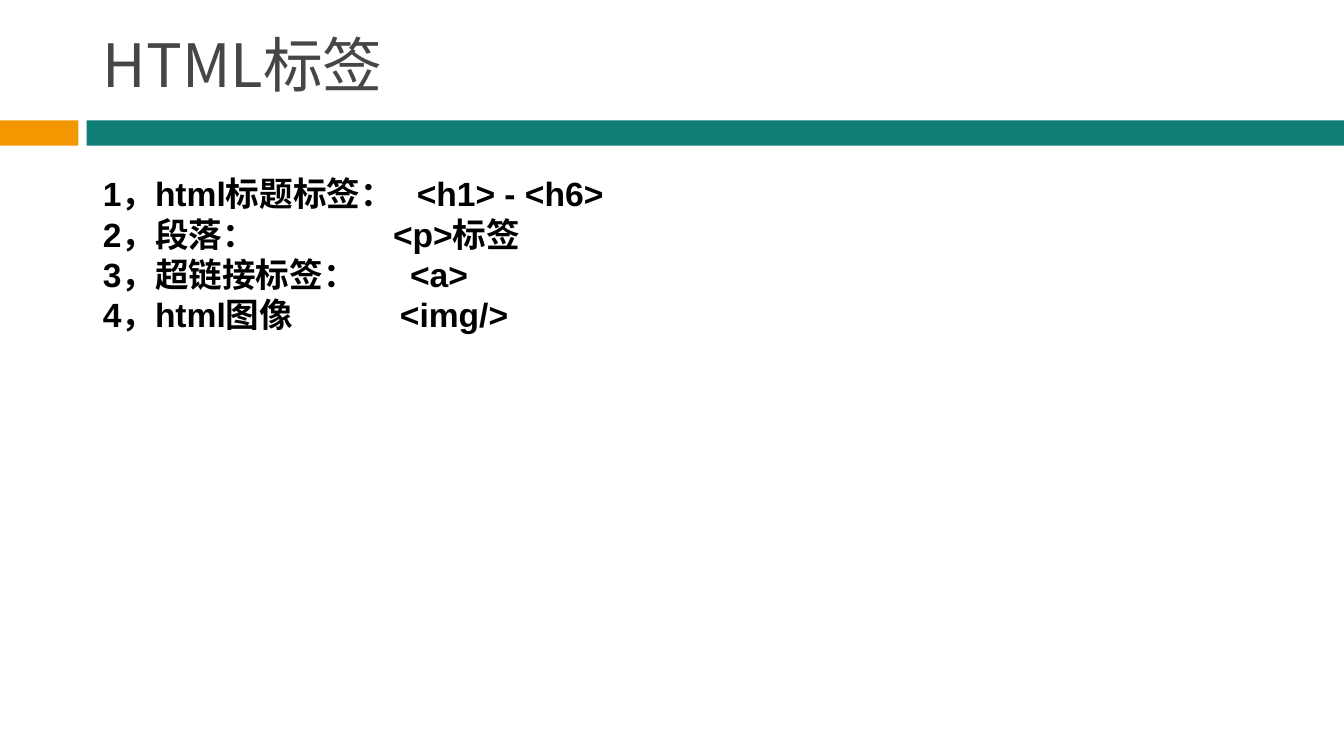
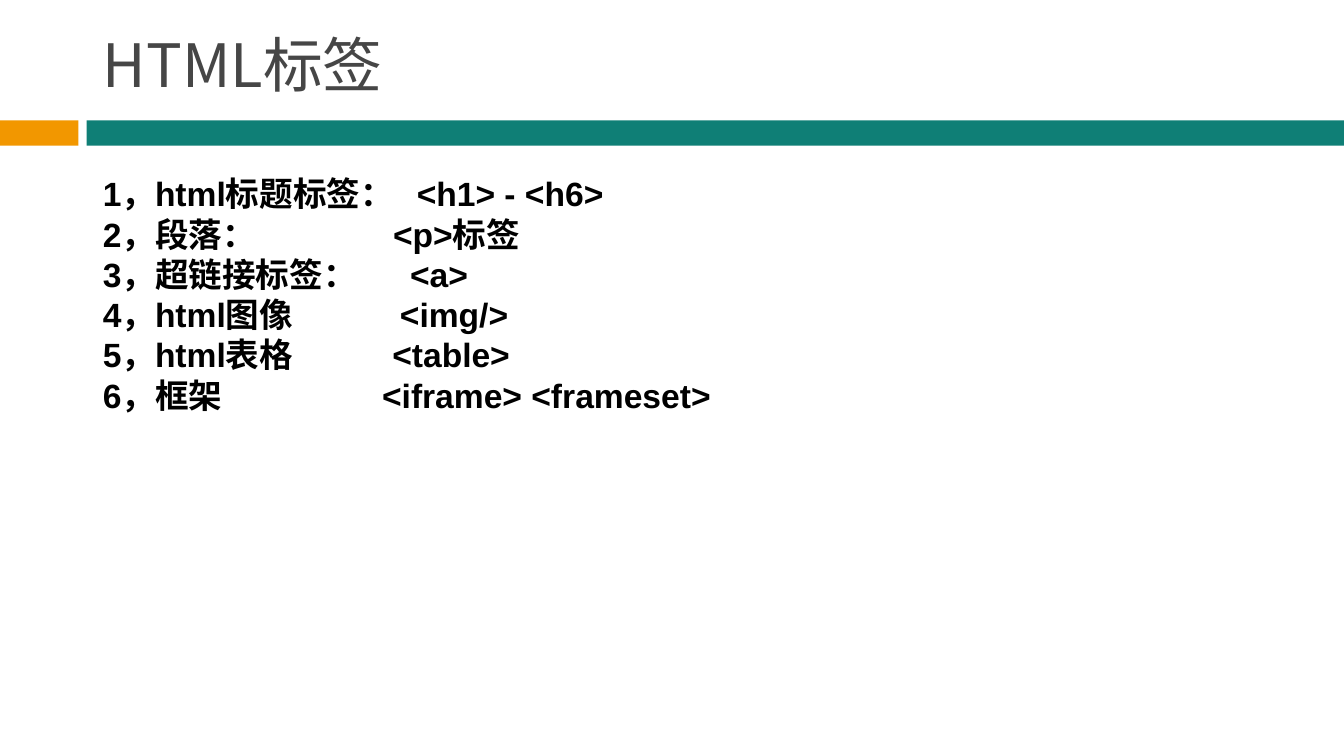
Before and after one commit to hbsiteam/Teaching2013, a slide deck: slide 4 of PHP/HTML系列课程/HTML_PPT_1.0.0/HTML复习.ppt. Drawn at 1344x756 pixels with LibreOffice and Linux fonts; fonts in the diff are those of the drawing; background and template pictures are left out. Boxes give left, top, right and bottom in pixels: in the first picture for what was removed or moved away, otherwise in the second. Text is boxed around its words. In the diff, an @@ line names an element or a change of style, - is before the commit and + after.

Commit message:
更新PPT

```diff
--- a/PHP/HTML系列课程/HTML_PPT_1.0.0/HTML复习.ppt
+++ b/PHP/HTML系列课程/HTML_PPT_1.0.0/HTML复习.ppt
@@ text at (x1=103, y1=341, x2=710, y2=413): paragraphs added @@
+5，html表格 <table>
+6，框架 <iframe> <frameset>
```
